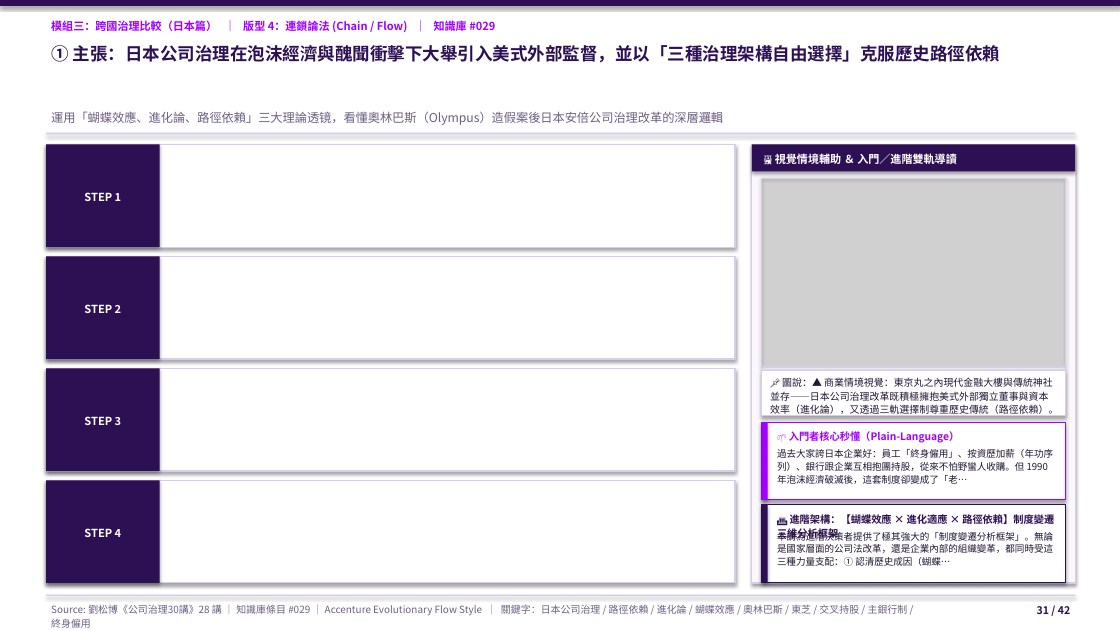
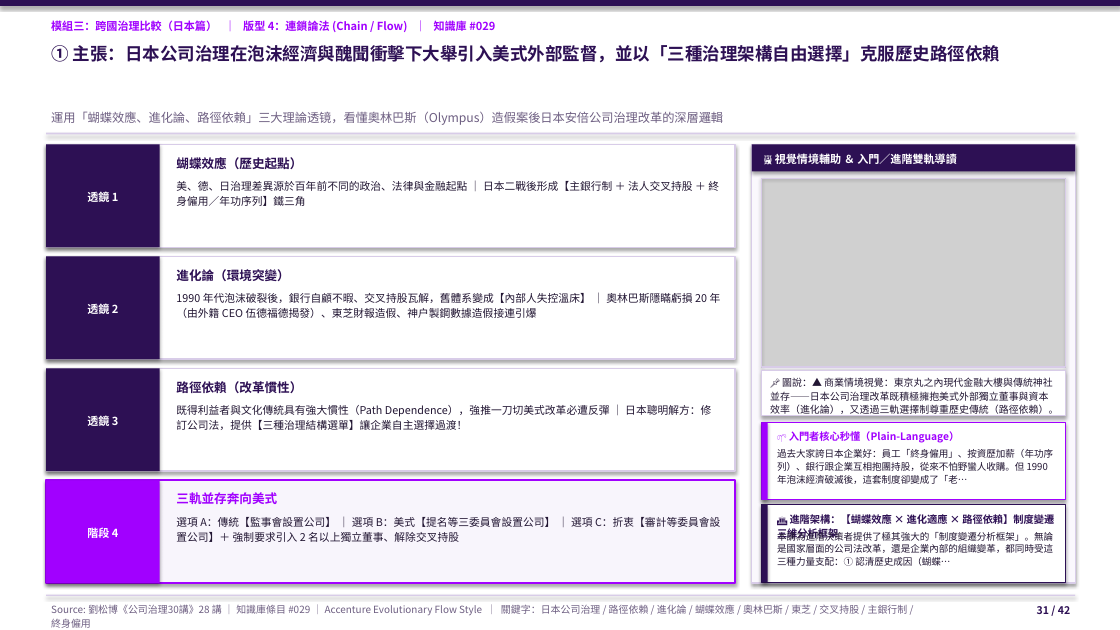
Before and after one commit to davidyeh51/corp-gov-portal, a slide deck: slide 31 of docs/public/downloads/劉松博_公司治理30講_全40講無雜訊顧問簡報庫.pptx. Drawn at 1120x630 pixels with LibreOffice and Linux fonts; fonts in the diff are those of the drawing; grey boxes stand for pictures. Boxes give left, top, right and bottom in pixels: in the first picture for what was removed or moved away, otherwise in the second. Text is boxed around its words. In the diff, an @@ line names an element or a change of style, - is before the commit and + after.

```diff
--- a/docs/public/downloads/劉松博_公司治理30講_全40講無雜訊顧問簡報庫.pptx
+++ b/docs/public/downloads/劉松博_公司治理30講_全40講無雜訊顧問簡報庫.pptx
@@ text added at (176,157,302,169), 10.8 pt, text #2D1054, bold @@
+蝴蝶效應（歷史起點）
@@ text at (87,190,119,205): text changed @@
-STEP 1
+透鏡 1
@@ text added at (176,181,719,206), 9.2 pt, text #221633 @@
+美、德、日治理差異源於百年前不同的政治、法律與金融起點 ｜ 日本二戰後形成【主銀行制 ＋ 法人交叉持股 ＋ 終身僱用／年功序列】鐵三角
@@ text added at (176,269,289,281), 10.8 pt, text #2D1054, bold @@
+進化論（環境突變）
@@ text added at (176,293,721,318), 9.2 pt, text #221633 @@
+1990 年代泡沫破裂後，銀行自顧不暇、交叉持股瓦解，舊體系變成【內部人失控溫床】 ｜ 奧林巴斯隱瞞虧損 20 年（由外籍 CEO 伍德福德揭發）、東芝財報造假、神戶製鋼數據造假接連引爆
@@ text at (87,302,119,317): text changed @@
-STEP 2
+透鏡 2
@@ text added at (176,381,302,393), 10.8 pt, text #2D1054, bold @@
+路徑依賴（改革慣性）
@@ text at (87,413,119,428): text changed @@
-STEP 3
+透鏡 3
@@ text added at (176,405,711,430), 9.2 pt, text #221633 @@
+既得利益者與文化傳統具有強大慣性（Path Dependence），強推一刀切美式改革必遭反彈 ｜ 日本聰明解方：修訂公司法，提供【三種治理結構選單】讓企業自主選擇過渡！
@@ rectangle at (46,481,160,583): fill #2D1054 to #A100FF @@
@@ rectangle at (46,481,735,583): fill #FFFFFF to #F8F5FC; outline #D8CCE8 1 pt to #A100FF 1.5 pt @@
@@ text added at (176,492,277,504), 10.8 pt, text #A100FF, bold @@
+三軌並存奔向美式
@@ text at (87,525,119,540): text changed @@
-STEP 4
+階段 4
@@ text added at (176,517,720,542), 9.2 pt, text #221633 @@
+選項 A：傳統【監事會設置公司】 ｜ 選項 B：美式【提名等三委員會設置公司】 ｜ 選項 C：折衷【審計等委員會設置公司】＋ 強制要求引入 2 名以上獨立董事、解除交叉持股
```
Also in this commit, not shown: 38 other slides changed, 47 other files.
